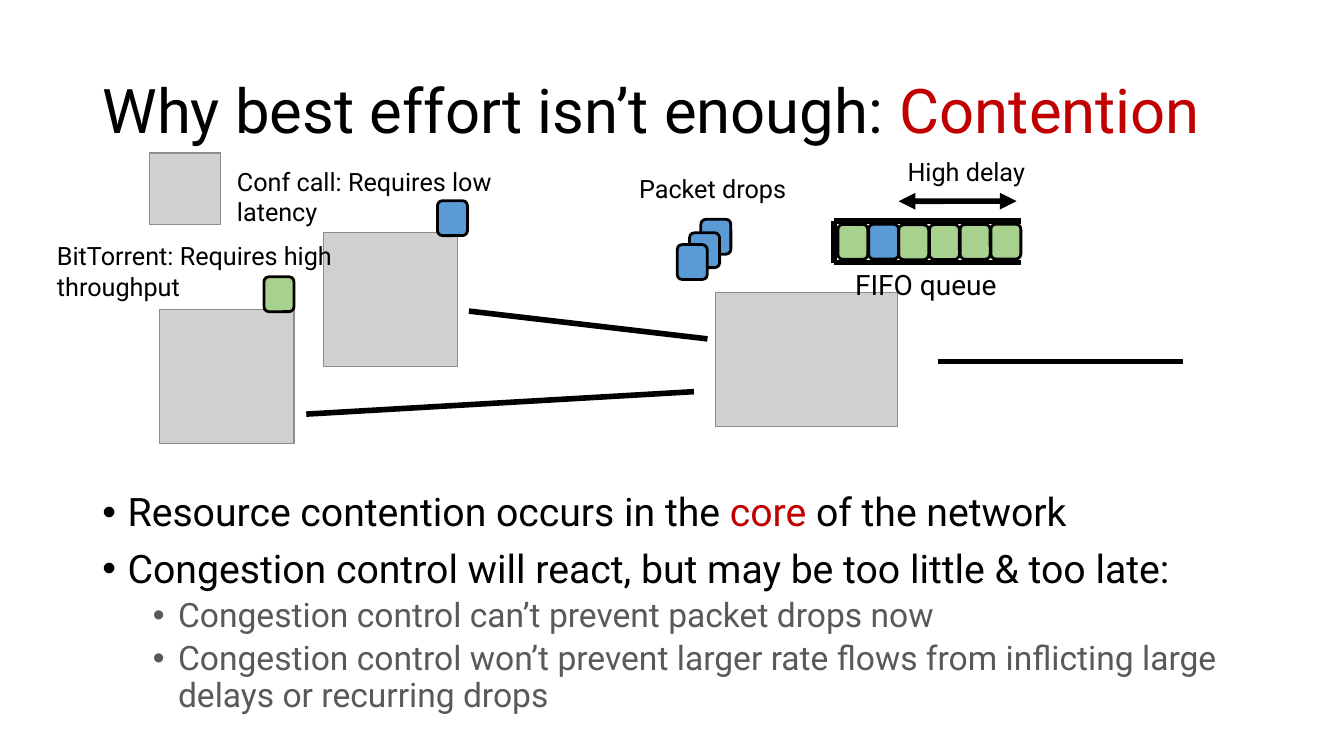
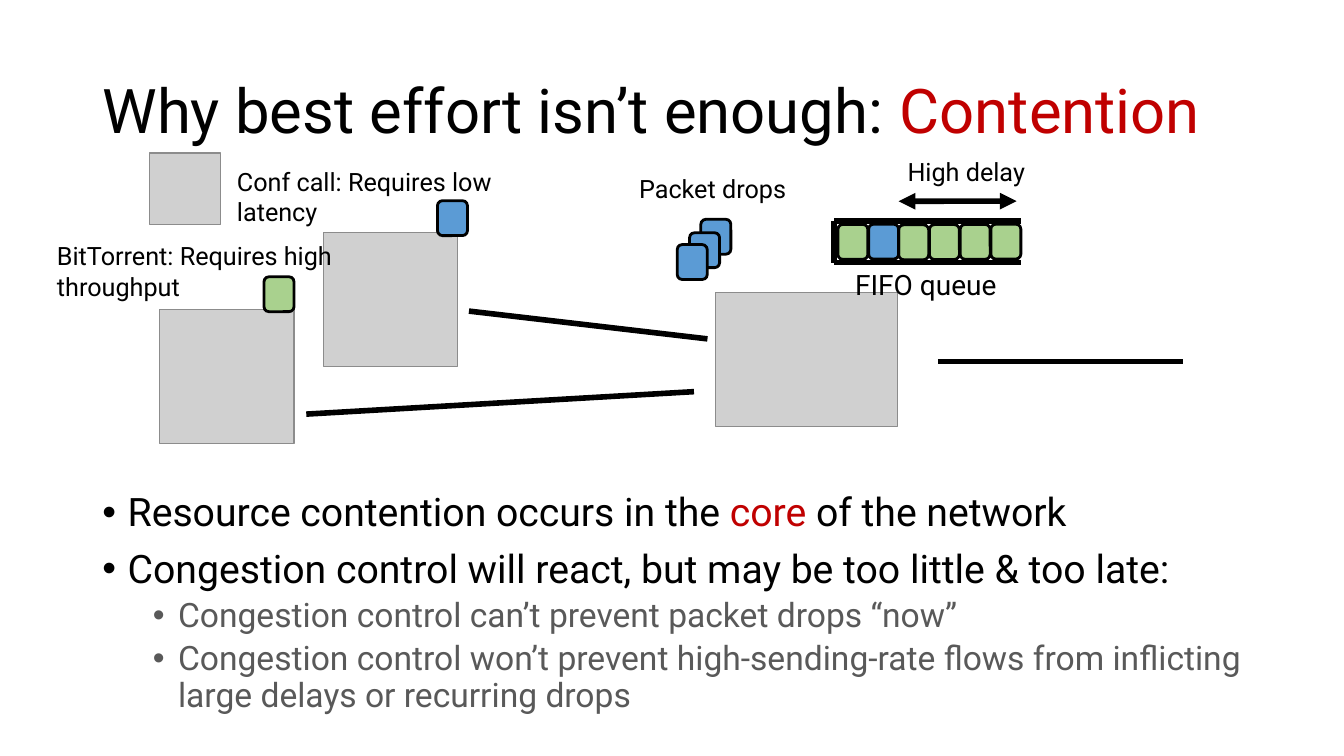
Before and after one commit to ngsrinivas/coursegen, a slide deck: slide 4 of ex/352-S21/staging/352-S21/lectures/network-qos.pptx. Drawn at 1344x756 pixels with LibreOffice and Linux fonts; fonts in the diff are those of the drawing; grey boxes stand for pictures. Boxes give left, top, right and bottom in pixels: in the first picture for what was removed or moved away, otherwise in the second. Text is boxed around its words. In the diff, an @@ line names an element or a change of style, - is before the commit and + after.

```diff
--- a/ex/352-S21/staging/352-S21/lectures/network-qos.pptx
+++ b/ex/352-S21/staging/352-S21/lectures/network-qos.pptx
@@ text at [178, 601, 1241, 714]: text changed @@
-  • Congestion control can’t prevent packet drops now
-  • Congestion control won’t prevent larger rate flows from inflicting large delays or recurring drops
+  • Congestion control can’t prevent packet drops “now”
+  • Congestion control won’t prevent high-sending-rate flows from inflicting large delays or recurring drops
```
Also in this commit, not shown: 14 other slides changed, 11 slides added, 9 slides removed, 1 other file.
